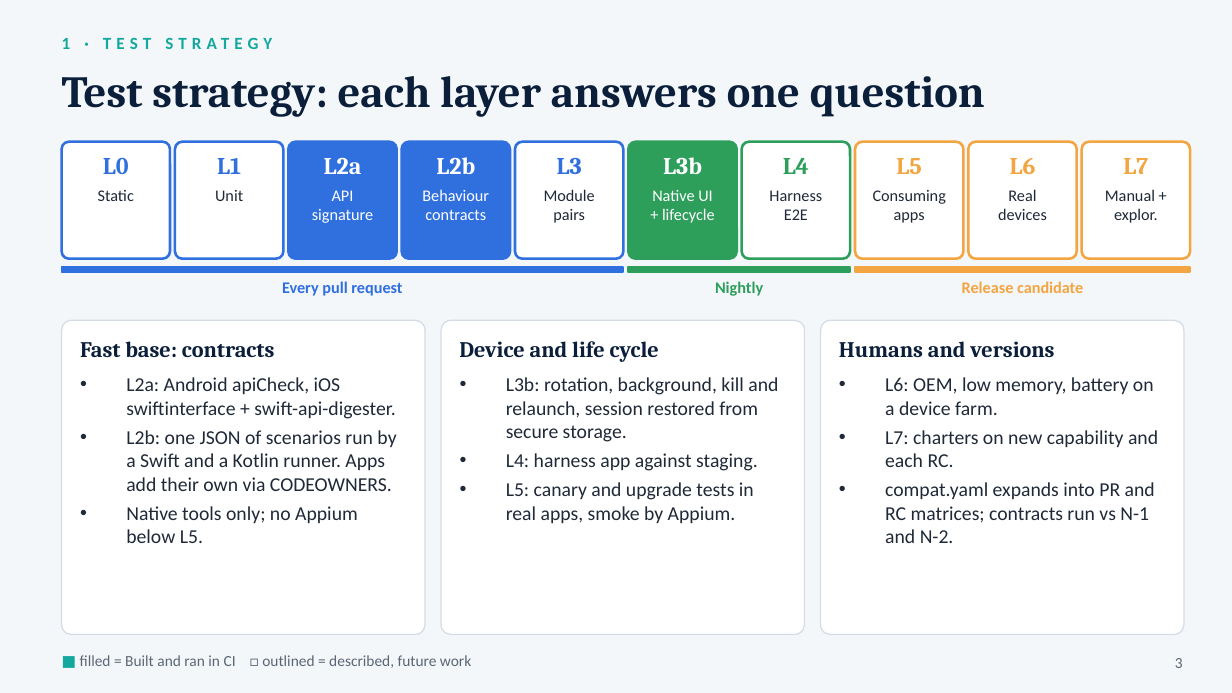
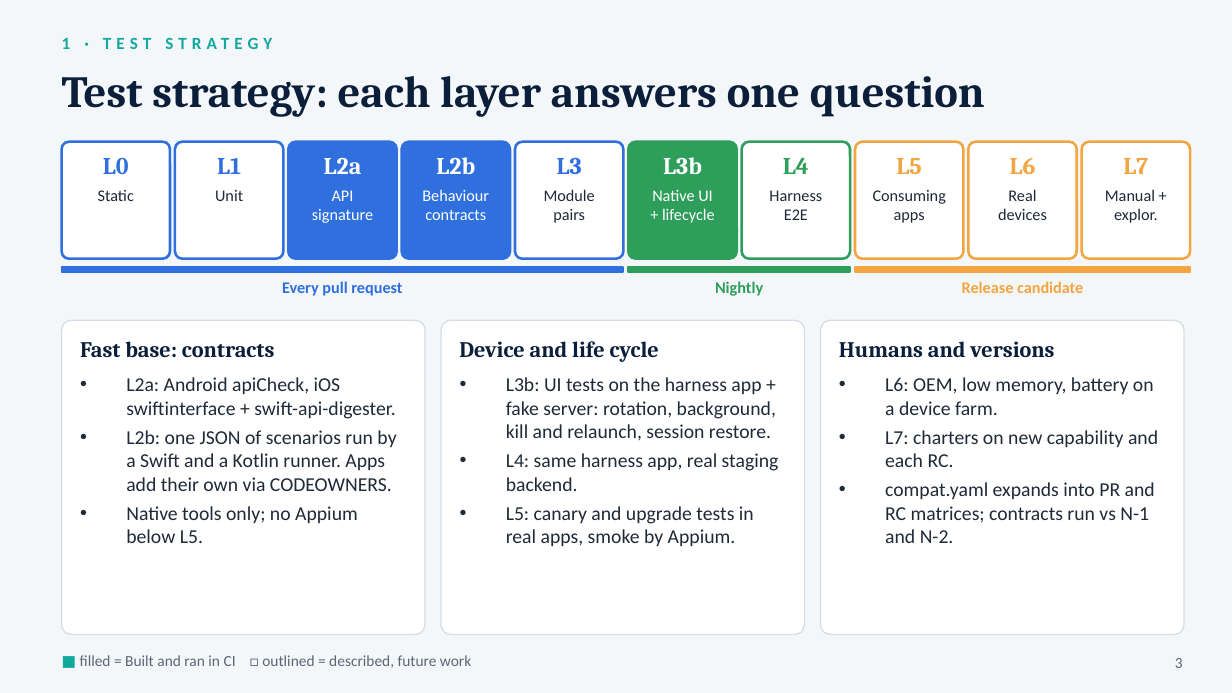
Before and after one commit to ricardorlg/sdk-qa-assignment, a slide deck: slide 3 of deliverables/SDK_QA_Strategy.pptx. Drawn at 1232x693 pixels with LibreOffice and Linux fonts; fonts in the diff are those of the drawing. Boxes give left, top, right and bottom in pixels: in the first picture for what was removed or moved away, otherwise in the second. Text is boxed around its words. In the diff, an @@ line names an element or a change of style, - is before the commit and + after.

```diff
--- a/deliverables/SDK_QA_Strategy.pptx
+++ b/deliverables/SDK_QA_Strategy.pptx
@@ text at [506, 377, 779, 491]: text changed @@
-• L3b: rotation, background, kill and relaunch, session restored from secure storage.
-• L4: harness app against staging.
+• L3b: UI tests on the harness app + fake server: rotation, background, kill and relaunch, session restore.
+• L4: same harness app, real staging backend.
```
Also in this commit, not shown: 1 other file.
